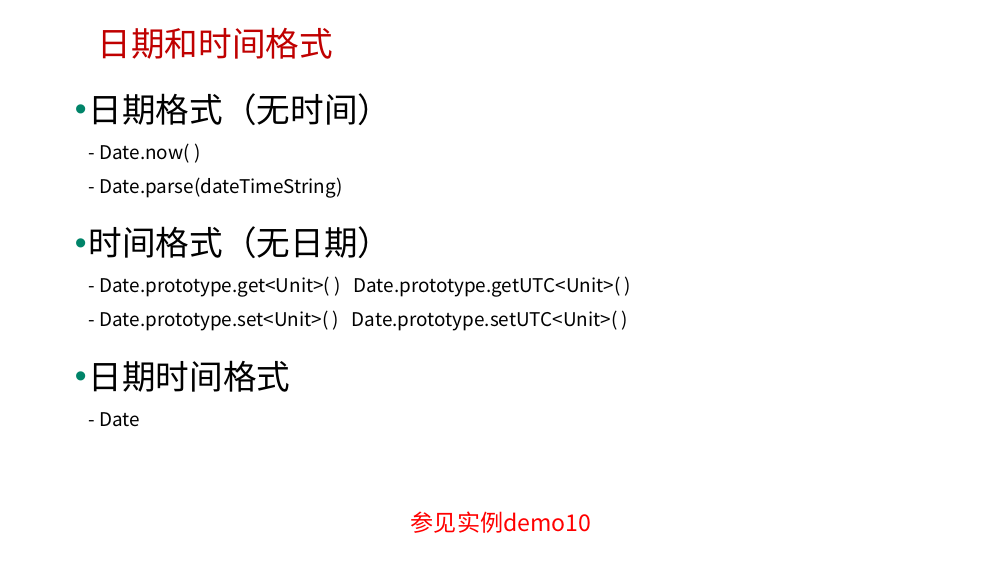
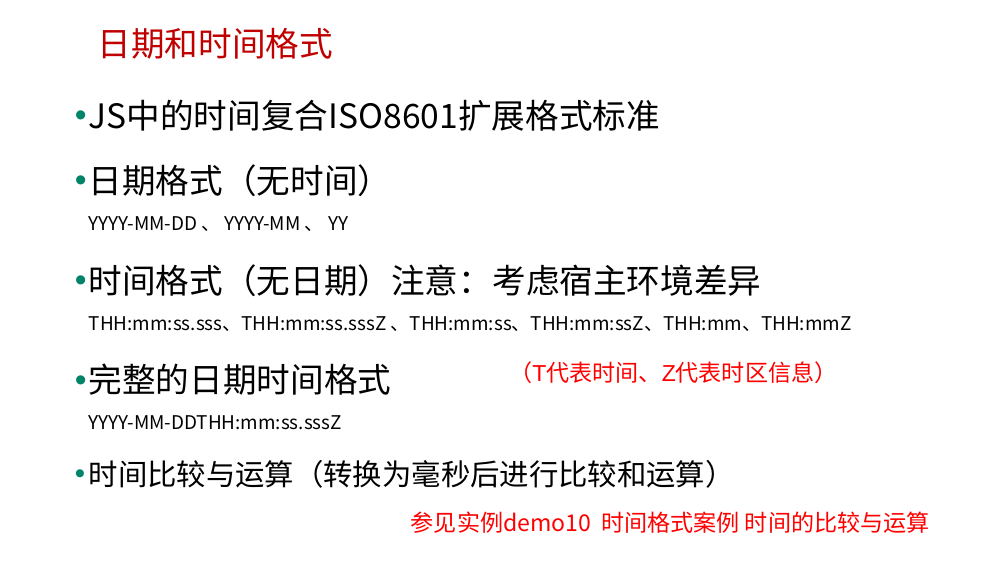
Before and after one commit to edu2act/course-javascript-advanced, a slide deck: slide 21 of 课程PPT/09.JavaScript标准内置对象-构造器（Array、Date、Error等）.pptx. Drawn at 1008x567 pixels with LibreOffice and Linux fonts; fonts in the diff are those of the drawing; background and template pictures are left out. Boxes give left, top, right and bottom in pixels: in the first picture for what was removed or moved away, otherwise in the second. Text is boxed around its words. In the diff, an @@ line names an element or a change of style, - is before the commit and + after.

```diff
--- a/课程PPT/09.JavaScript标准内置对象-构造器（Array、Date、Error等）.pptx
+++ b/课程PPT/09.JavaScript标准内置对象-构造器（Array、Date、Error等）.pptx
@@ text at (89, 99, 852, 488): text changed @@
-• 日期格式（无时间）
-  - Date.now( )
-  - Date.parse(dateTimeString)
-• 时间格式（无日期）
-  - Date.prototype.get<Unit>( ) Date.prototype.getUTC<Unit>( )
-  - Date.prototype.set<Unit>( ) Date.prototype.setUTC<Unit>( )
-• 日期时间格式
-  - Date
+• JS中的时间复合ISO8601扩展格式标准
+• 日期格式（无时间）
+  YYYY-MM-DD 、 YYYY-MM 、 YY
+• 时间格式（无日期）注意：考虑宿主环境差异
+  THH:mm:ss.sss、THH:mm:ss.sssZ 、THH:mm:ss、THH:mm:ssZ、THH:mm、THH:mmZ
+• 完整的日期时间格式
+  YYYY-MM-DDTHH:mm:ss.sssZ
+• 时间比较与运算（转换为毫秒后进行比较和运算）
@@ text added at (509, 361, 837, 383), 22 pt, text #FF0000 @@
+（T代表时间、Z代表时区信息）
@@ text at (411, 511, 929, 533): text changed @@
-参见实例demo10
+参见实例demo10 时间格式案例 时间的比较与运算
```
Also in this commit, not shown: 6 other slides changed, 7 other files.
